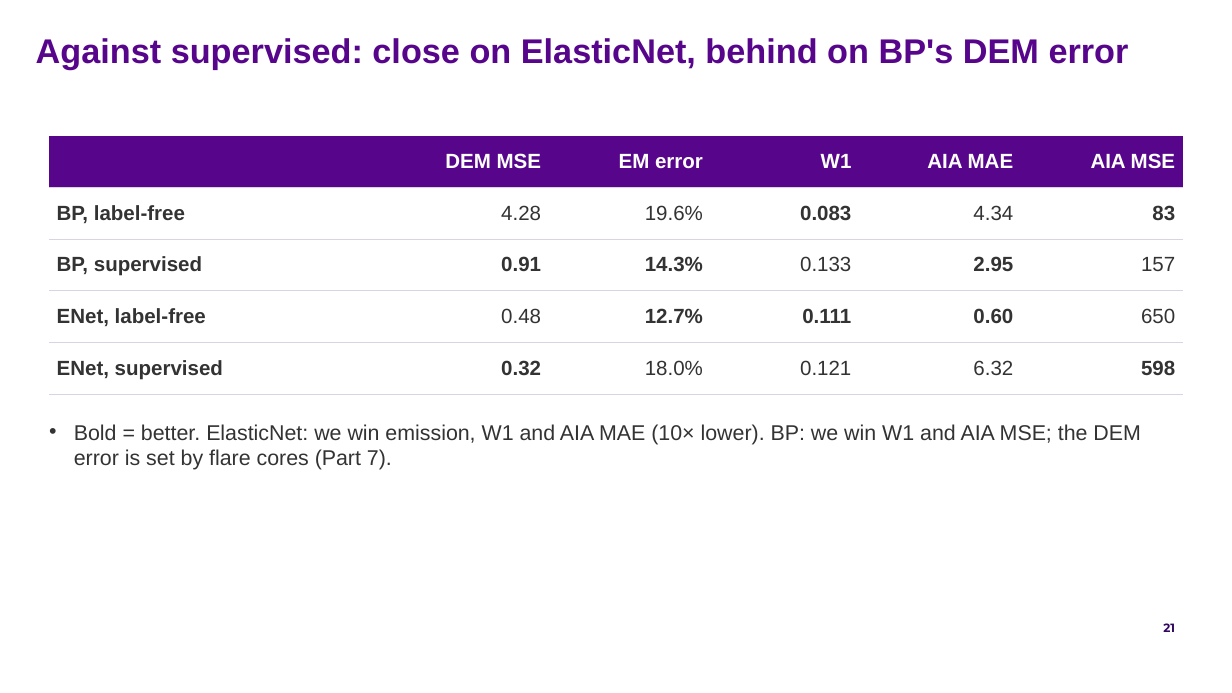
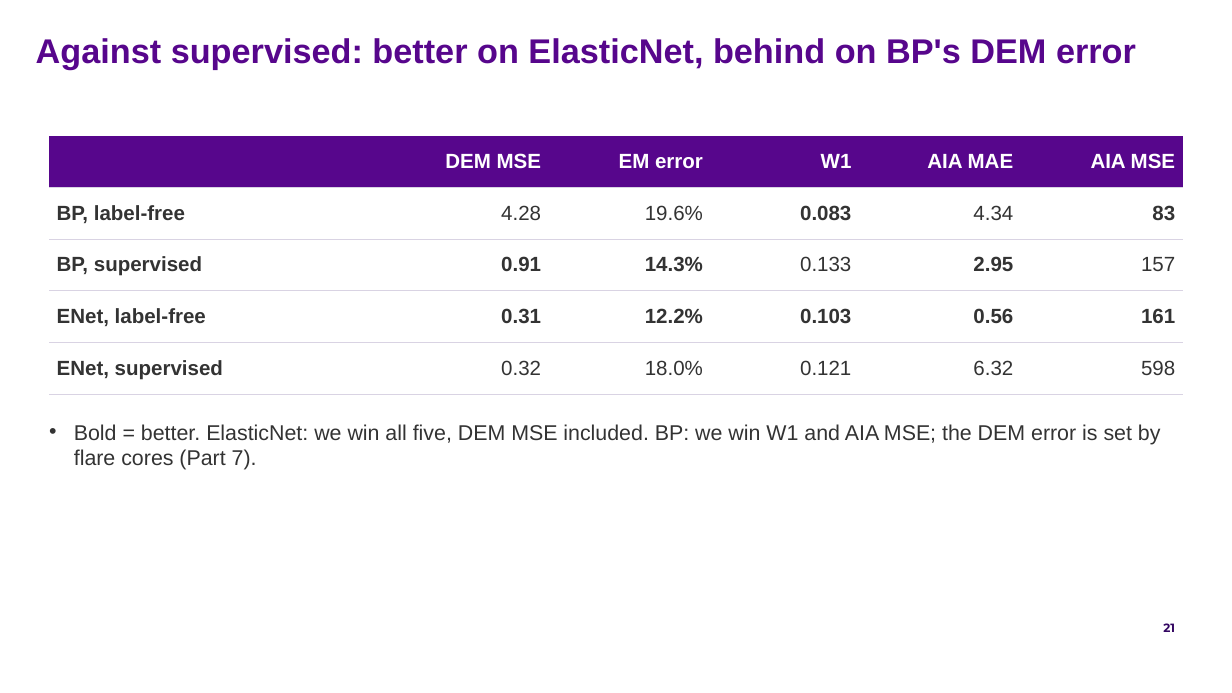
Before and after one commit to FruitPnchSamuraiG/solar-dem-inversion, a slide deck: slide 21 of slides/DEM_deck_v2.pptx. Drawn at 1232x693 pixels with LibreOffice and Linux fonts; fonts in the diff are those of the drawing; background and template pictures are left out. Boxes give left, top, right and bottom in pixels: in the first picture for what was removed or moved away, otherwise in the second. Text is boxed around its words. In the diff, an @@ line names an element or a change of style, - is before the commit and + after.

Commit message:
slides + results: ElasticNet takes the sqrt + Fourier input; BP keeps log1p
On the 360k models, sqrt + Fourier input wins ElasticNet's validation (0.0533
vs 0.0575) and beats the supervised model on every headline metric; on BP it
ties on validation (2.1472 vs 2.1478) and does not help flare cores, so BP
keeps log1p. The final-model folder, figures and deck follow.

```diff
--- a/slides/DEM_deck_v2.pptx
+++ b/slides/DEM_deck_v2.pptx
@@ text at (36,38,1136,70): text changed @@
-Against supervised: close on ElasticNet, behind on BP's DEM error
+Against supervised: better on ElasticNet, behind on BP's DEM error
@@ table at (49,136,1180,394) @@
-row 4: ENet, label-free | 0.48 | 12.7% | 0.111 | 0.60 | 650
+row 4: ENet, label-free | 0.31 | 12.2% | 0.103 | 0.56 | 161
@@ bold off in "0.32", "598" @@
@@ text at (74,424,1161,470): text changed @@
-• Bold = better. ElasticNet: we win emission, W1 and AIA MAE (10× lower). BP: we win W1 and AIA MSE; the DEM error is set by flare cores (Part 7).
+• Bold = better. ElasticNet: we win all five, DEM MSE included. BP: we win W1 and AIA MSE; the DEM error is set by flare cores (Part 7).
```
Also in this commit, not shown: 7 other slides changed, 18 other files.
